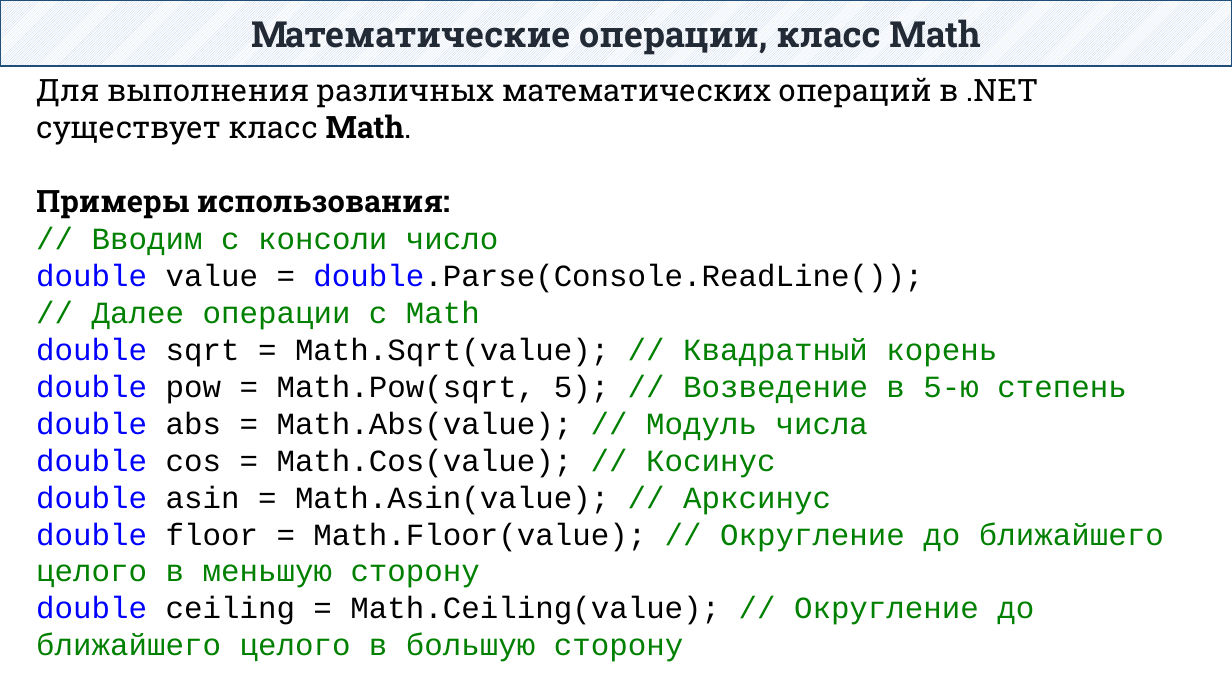
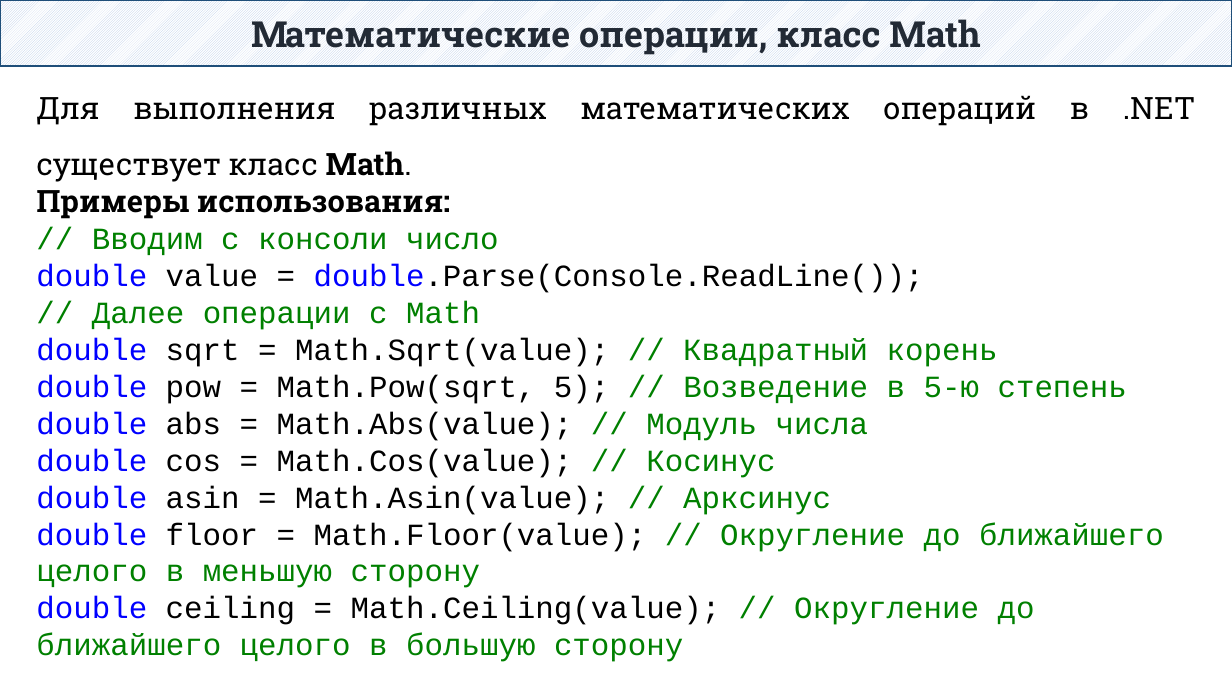
Before and after one commit to DaniilKlyukin/ITiP-1, a slide deck: slide 41 of Лекции/ИТиП лек 1 (лр 1).pptx. Drawn at 1232x693 pixels with LibreOffice and Linux fonts; fonts in the diff are those of the drawing. Boxes give left, top, right and bottom in pixels: in the first picture for what was removed or moved away, otherwise in the second. Text is boxed around its words. In the diff, an @@ line names an element or a change of style, - is before the commit and + after.

```diff
--- a/Лекции/ИТиП лек 1 (лр 1).pptx
+++ b/Лекции/ИТиП лек 1 (лр 1).pptx
@@ text "Для выполнения различных математических операций ...": place and size @@
-text "Для выполнения различных математических операций ..." at [36, 77, 1164, 662]
+text "Для выполнения различных математических операций ..." at [36, 95, 1195, 662]
@@ text at [36, 95, 1195, 182]: alignment left to justified; line spacing 1 to 1.5 @@
```
Also in this commit, not shown: 5 other slides changed.
